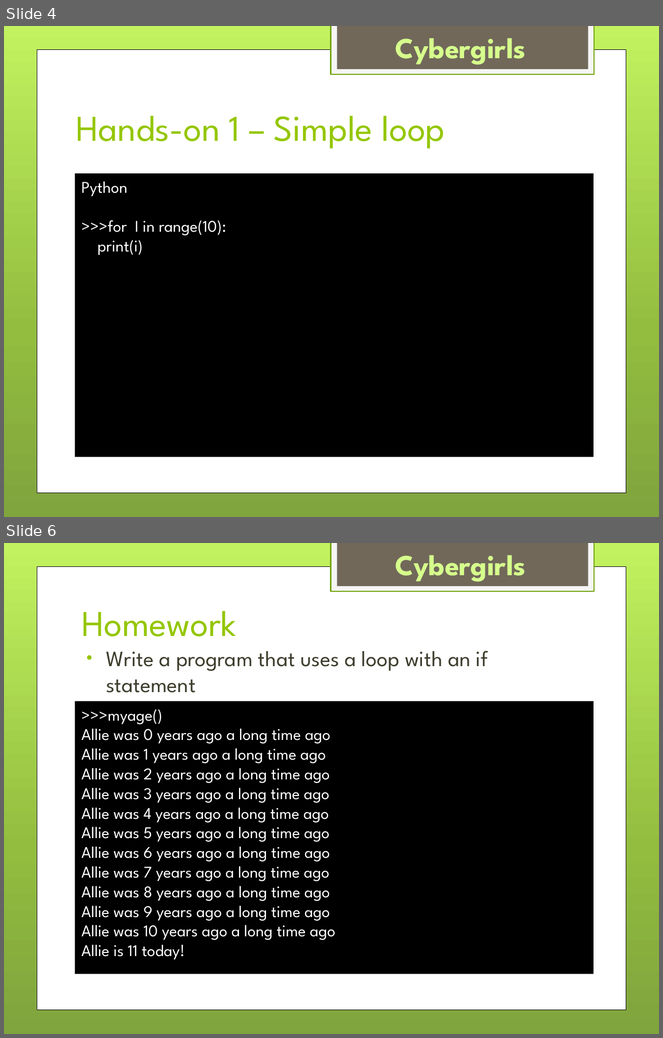
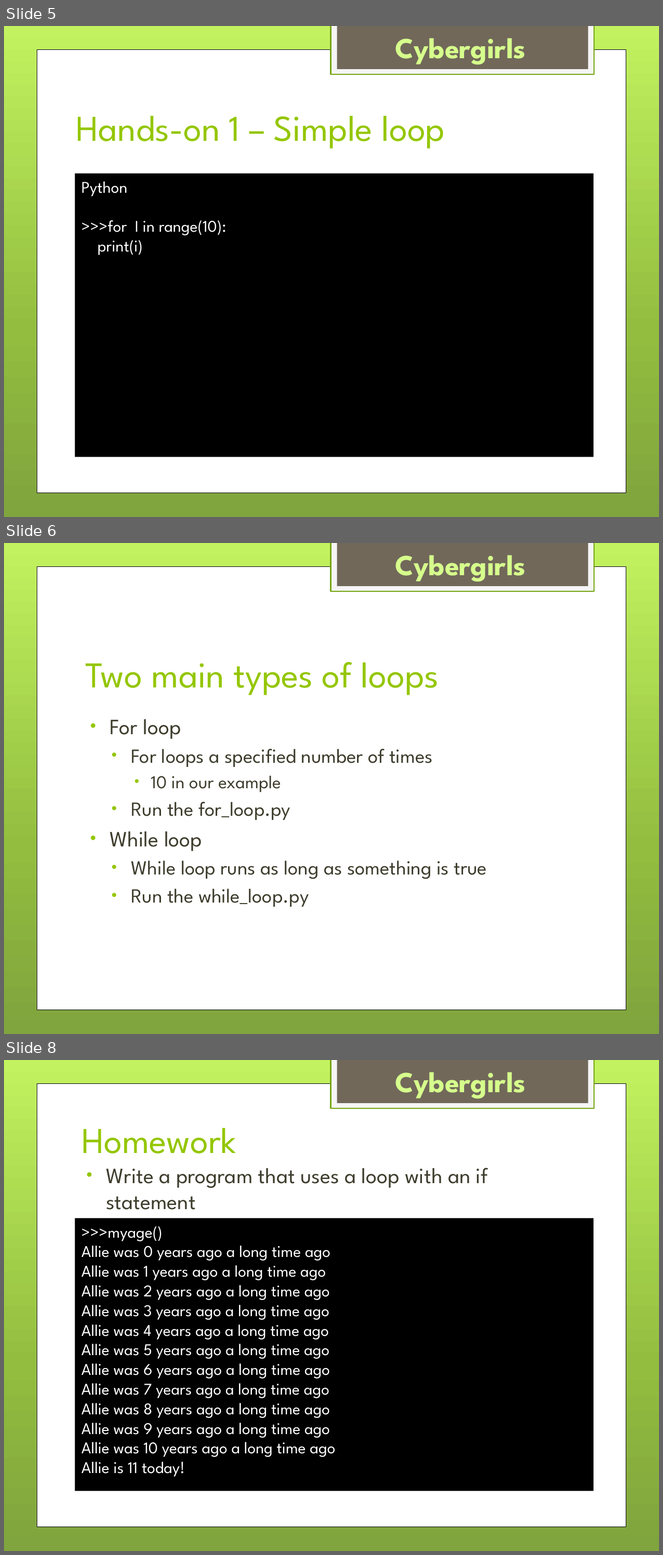
Before and after one commit to drahmel/el-segundo-girl-scouts-robotics-2017, a slide deck: meeting-4-loops/Girl Scouts LEGO Robotics - Meeting 4 - Loops.pptx. Shown one above the other, each under a label of ours: slides 4 and 6 before the commit, slides 5, 6 and 8 after it; the slides between them are not shown. The pictures are 663x1038 and 663x1555 pixels, drawn with LibreOffice and Linux fonts; fonts in the diff are those of the drawing; background and template pictures are left out. Boxes give left, top, right and bottom in pixels: in the first picture for what was removed or moved away, otherwise in the second. Text is boxed around its words. In the diff, an @@ line names an element or a change of style, - is before the commit and + after.

Commit message:
DJR:Added while loop

```diff
--- a/meeting-4-loops/Girl Scouts LEGO Robotics - Meeting 4 - Loops.pptx
+++ b/meeting-4-loops/Girl Scouts LEGO Robotics - Meeting 4 - Loops.pptx
@@ slide 6 added at (4,543,659,1034), background gradient #C3F35F to #93BF3F to #81A53E; not listed: 4 template elements that a slide beside it also shows @@
@@ title added at (85,662,439,695), 40 pt, text #94C600 @@
+Two main types of loops
@@ text added at (110,719,488,907), 22 pt, text #3E3D2D @@
+• For loop
+  • For loops a specified number of times
+    • 10 in our example
+  • Run the for_loop.py
+• While loop
+  • While loop runs as long as something is true
+  • Run the while_loop.py
@@ what was slide 4 is now slide 5 @@
@@ what was slide 6 is now slide 8 @@
```
Also in this commit, not shown: 3 slides changed, 1 other slide added, 2 other files.
